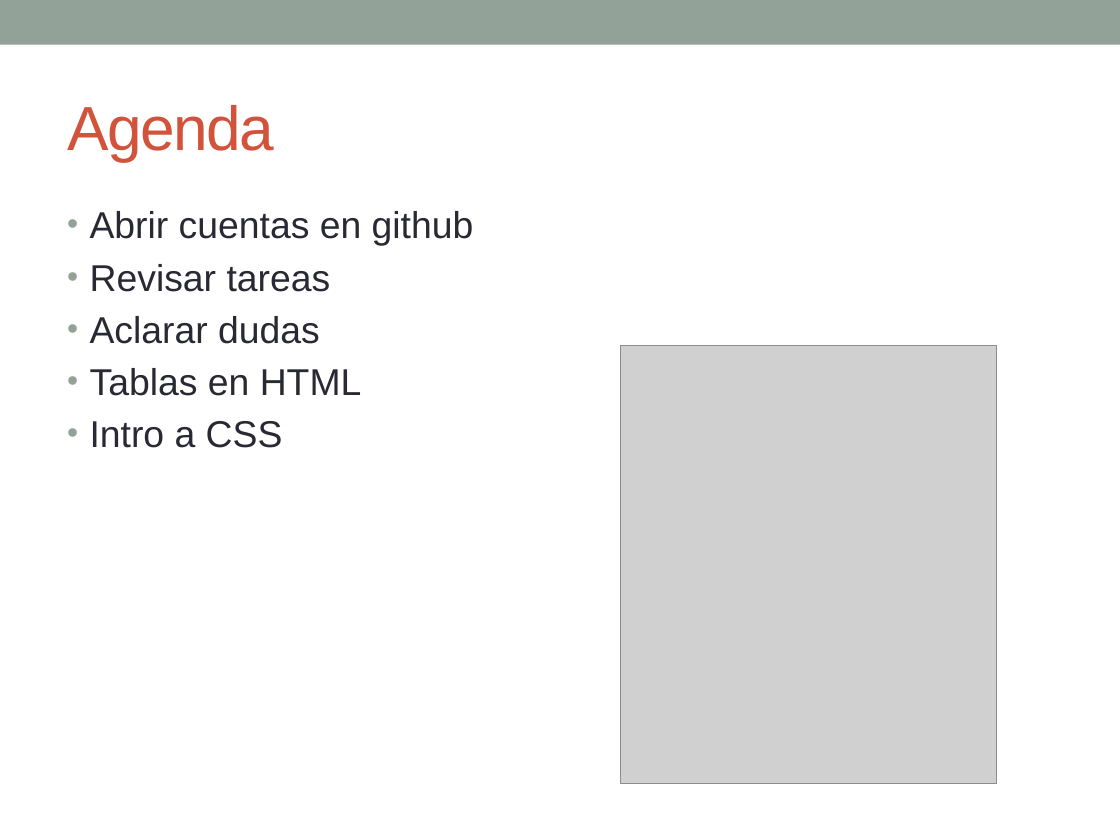
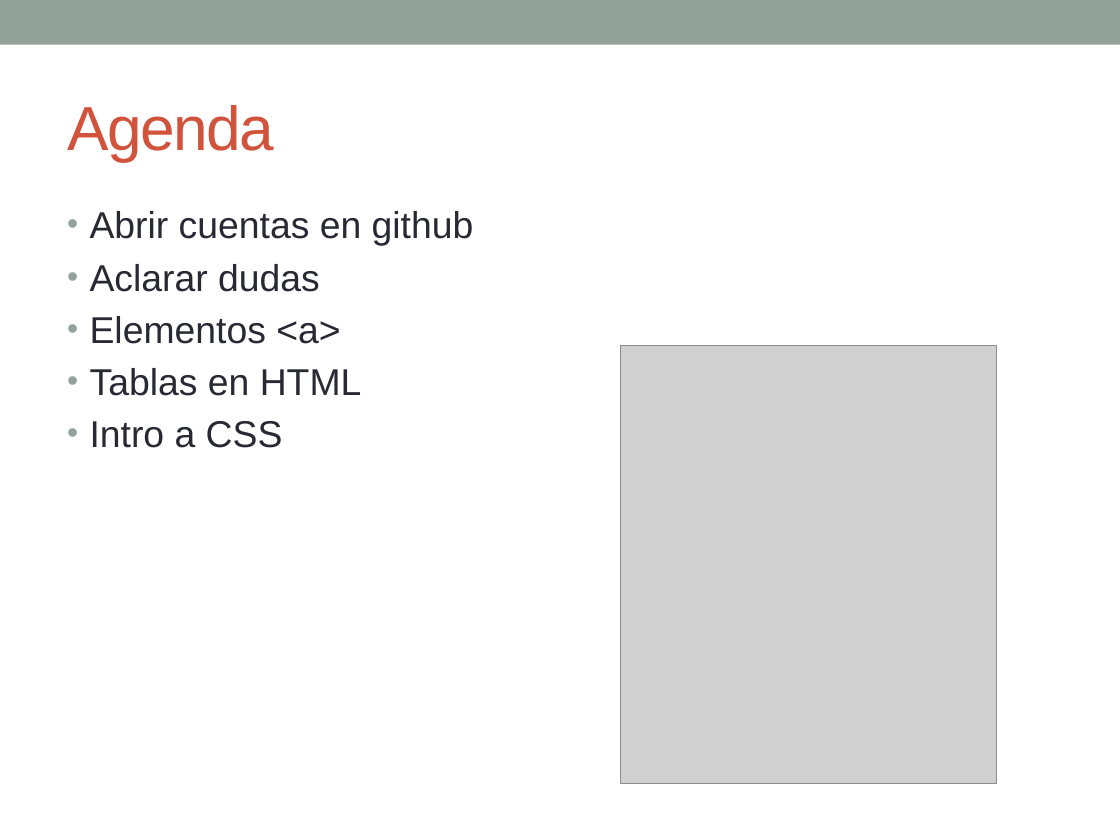
Before and after one commit to esolorzanob/UPI_Diseno, a slide deck: slide 2 of Semana 3.pptx. Drawn at 1120x840 pixels with LibreOffice and Linux fonts; fonts in the diff are those of the drawing; grey boxes stand for pictures. Boxes give left, top, right and bottom in pixels: in the first picture for what was removed or moved away, otherwise in the second. Text is boxed around its words. In the diff, an @@ line names an element or a change of style, - is before the commit and + after.

```diff
--- a/Semana 3.pptx
+++ b/Semana 3.pptx
@@ text at [90,264,331,292]: paragraph removed @@
-• Revisar tareas
@@ text at [90,316,340,344]: paragraph added @@
+• Elementos <a>
```
Also in this commit, not shown: 1 other slide changed, 9 slides added, 1 slide removed, 4 other files.
